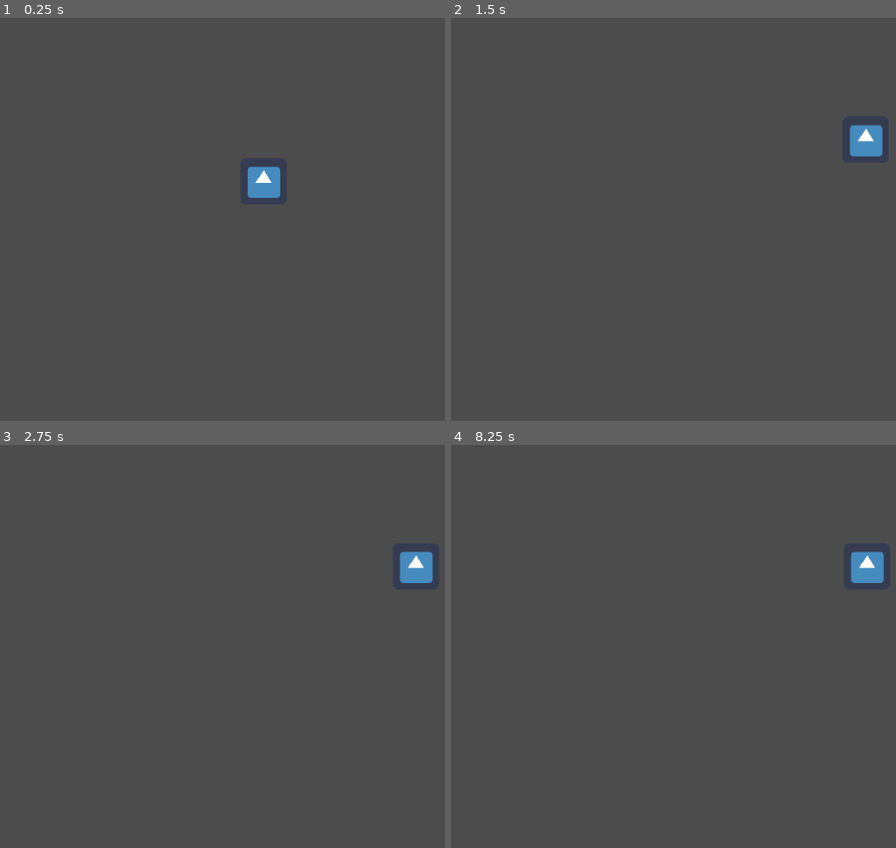
Above: before the commit, frames 1-4 (two rows, left to right).
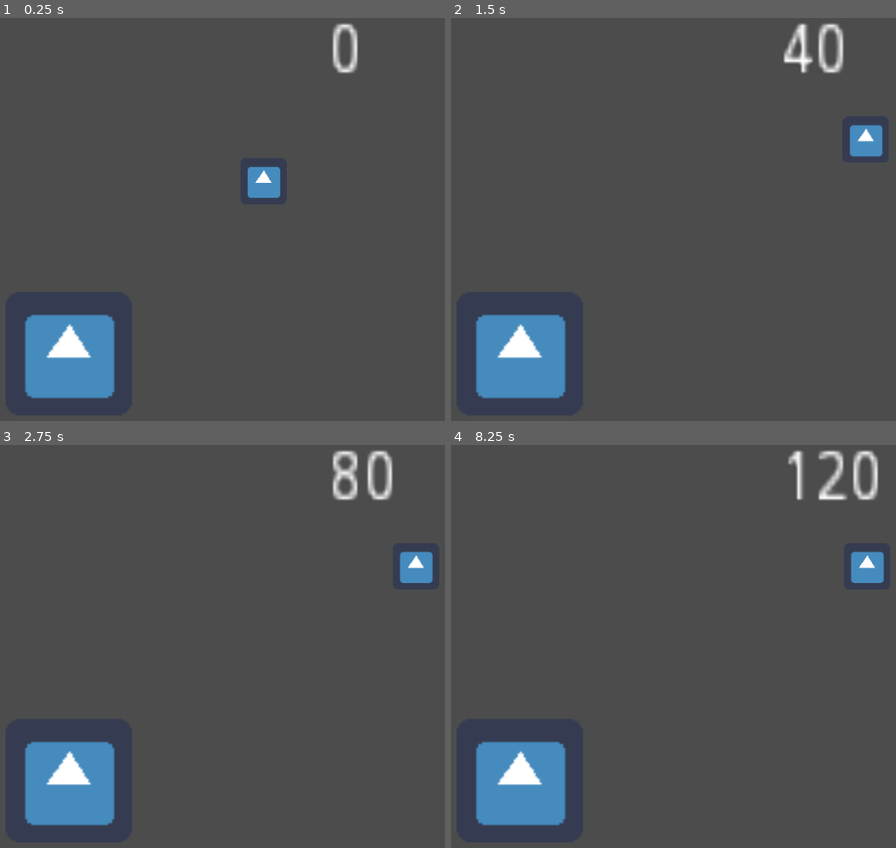
Above: after the commit, the same moments.

Repository: germangrecoventura/Old-Carnaval
Game: Godot game, scene res://Main.tscn
Two runs of this game, one before a commit and one after it. Both use one fixed random seed, a clock stepped at 60 frames per second and the inputs below. Before the commit the project starts from res://Drag.tscn. The engine's default icon, where the game draws it, is replaced by a stand-in: a white triangle on a blue panel in a dark square.
Inputs (mouse positions are in pixels of both pictures, inside the frame that each line leads up to):
- Up to frame 1 (0.25 s): no input
- Up to frame 2 (1.5 s): tap Enter at 0.5 s; drag from (713, 183) to (869, 138) at 0.52 s; tap Space at 1.25 s; drag from (646, 255) to (864, 138) at 1.27 s
- Up to frame 3 (2.75 s): tap Enter at 2 s; move the mouse to (418, 565) at 2.02 s; click (418, 565) at 2.1 s
- Up to frame 4 (8.25 s): tap Space at 2.75, 4.25 s; drag from (758, 747) to (571, 598) at 2.77 s; tap Enter at 3.5 s; move the mouse to (outside the picture) at 3.52 s; click (outside the picture) at 3.6 s; drag from (571, 598) to (864, 565) at 4.27 s; move the mouse to (829, 662) at 5.02 s; click (829, 662) at 5.1 s; drag from (682, 553) to (646, 682) at 5.77 s; move the mouse to (outside the picture) at 6.52 s; click (outside the picture) at 6.6 s; drag from (646, 682) to (864, 565) at 7.27 s; move the mouse to (869, 565) at 8.02 s; click (869, 565) at 8.1 s

The runs differ from the first frame. In frame 1, 4.7% of the frame differs, in the area x 5-81%, y 1-95%; in frame 2, 5.1%; in frame 3, 5.2%; in frame 4, 5.3%, in the area x 5-97%, y 1-95%.
Error before the commit: Invalid get index '0' (on base: 'Array'). (res://script/gamehandler.gd:14)

Commit message:
Agrego intento de boton touch

Diff:
--- a/Main.tscn
+++ b/Main.tscn
@@ -1,7 +1,16 @@
-[gd_scene load_steps=3 format=2]
+[gd_scene load_steps=7 format=2]
 
 [ext_resource path="res://Drag.tscn" type="PackedScene" id=1]
 [ext_resource path="res://Main.gd" type="Script" id=2]
+[ext_resource path="res://icon.png" type="Texture" id=3]
+[ext_resource path="res://script/TouchScreenButton.gd" type="Script" id=4]
+
+[sub_resource type="Gradient" id=1]
+offsets = PoolRealArray( 0, 0.424242, 1 )
+colors = PoolColorArray( 0, 0, 0, 1, 0.734848, 0.734848, 0.734848, 1, 1, 1, 1, 1 )
+
+[sub_resource type="GradientTexture" id=2]
+gradient = SubResource( 1 )
 
 [node name="Main" type="Node"]
 script = ExtResource( 2 )
@@ -15,3 +24,11 @@
 margin_right = 20.0
 margin_bottom = 14.0
 rect_scale = Vector2( 6, 7 )
+
+[node name="TouchScreenButton" type="TouchScreenButton" parent="."]
+position = Vector2( 46, 379 )
+scale = Vector2( 2.73438, 2.67187 )
+normal = ExtResource( 3 )
+pressed = SubResource( 2 )
+action = "left-touch"
+script = ExtResource( 4 )
--- a/project.godot
+++ b/project.godot
@@ -11,7 +11,7 @@
 [application]
 
 config/name="Old Carnaval"
-run/main_scene="res://Drag.tscn"
+run/main_scene="res://Main.tscn"
 config/icon="res://icon.png"
 
 [autoload]
@@ -33,6 +33,10 @@
 "events": [ Object(InputEventMouseButton,"resource_local_to_scene":false,"resource_name":"","device":0,"alt":false,"shi …(212 unchanged characters)…
  ]
 }
+left-touch={
+"deadzone": 0.5,
+"events": [  ]
+}
 
 [input_devices]
 
--- /dev/null
+++ b/script/TouchScreenButton.gd
@@ -0,0 +1,17 @@
+extends TouchScreenButton
+
+
+# Declare member variables here. Examples:
+# var a = 2
+# var b = "text"
+
+
+# Called when the node enters the scene tree for the first time.
+func _physics_process(delta):
+	if Input.is_action_just_pressed("left-touch"):
+		$"../ObjetoDrag".queue_free()
+
+
+# Called every frame. 'delta' is the elapsed time since the previous frame.
+#func _process(delta):
+#	pass
